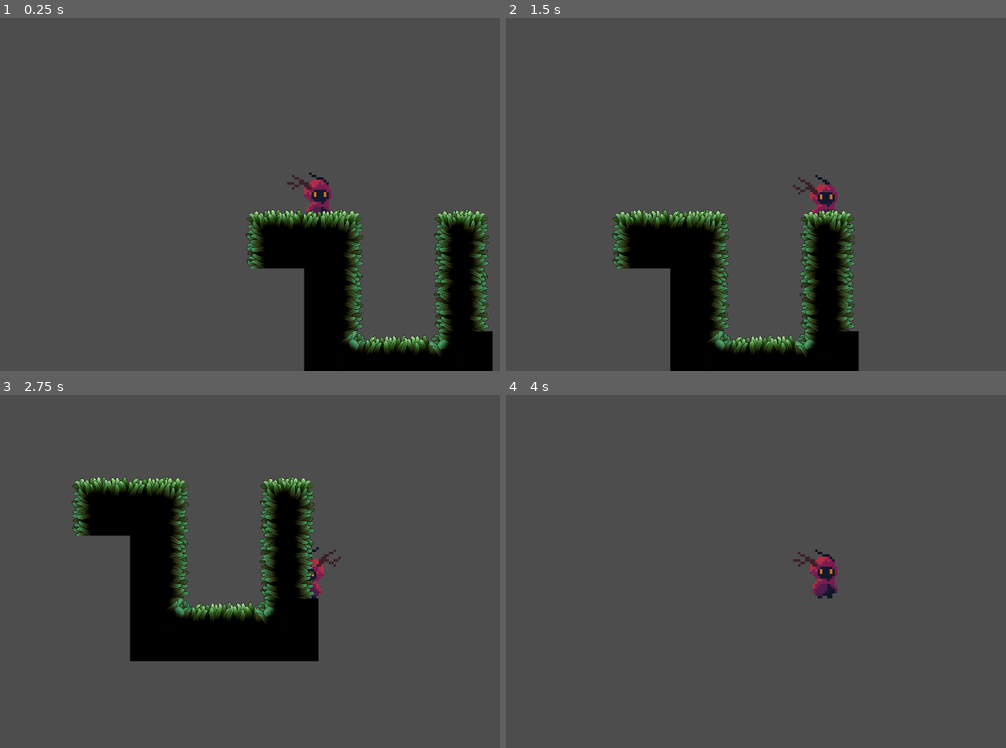
Above: before the commit, frames 1-4 (two rows, left to right).
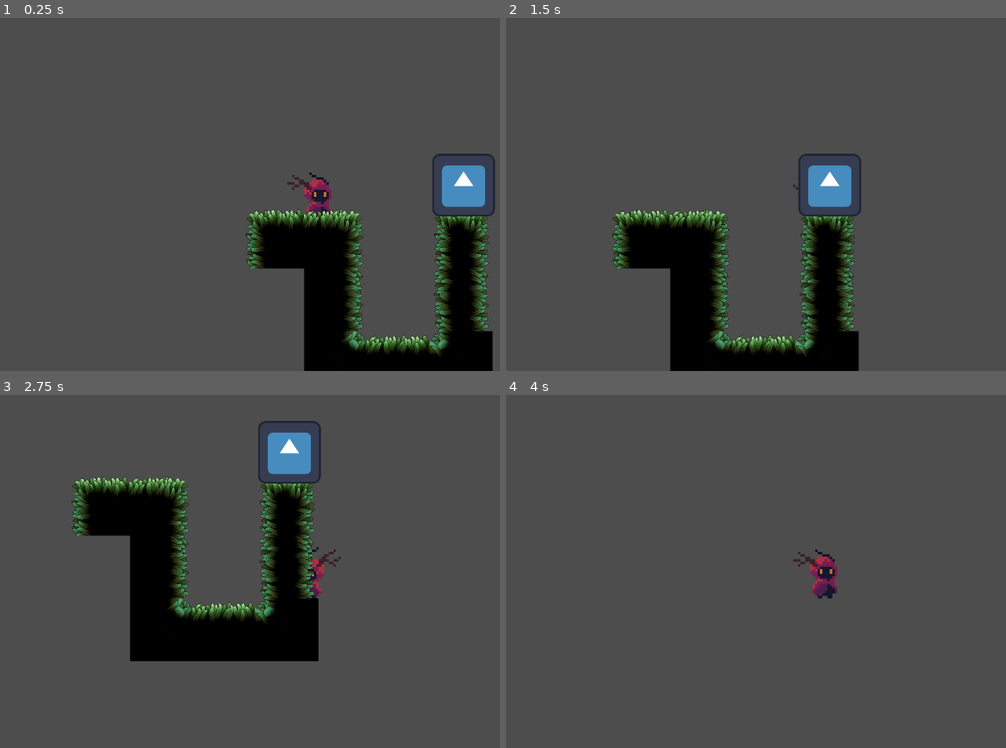
Above: after the commit, the same moments.

Repository: jwong65/GodotPlatformer
Game: Godot game, scene res://scenes/TestLevel.tscn
Same seed, same stepped clock (60 frames per second), same inputs: the game is played once before the commit and once after it. The engine's default icon, where the game draws it, is replaced by a stand-in: a white triangle on a blue panel in a dark square.
Inputs:
- Up to frame 1 (0.25 s): no input
- Up to frame 2 (1.5 s): hold Right (move_right) from 0.53 s (still down); tap W (jump) at 0.77 s
- Up to frame 3 (2.75 s): tap W (jump) at 1.52 s; release Right (move_right) at 2.03 s; hold Left (move_left) from 2.03 s (still down)
- Up to frame 4 (4 s): release Left (move_left) at 2.78 s; hold Right (move_right) from 2.78 s (still down); tap W (jump) at 3.02, 3.77 s

The runs differ from the first frame. In frame 1, 1.4% of the frame differs, in the area x 86-100%, y 38-57%; in frame 2, 1.4%, in the area x 58-71%, y 38-57%; in frame 3, 1.4%; in frame 4, nothing differs.

Commit message:
Populated enemy with placeholder, adjusted some values

Diff:
--- /dev/null
+++ b/enemies/new_script.gd
@@ -0,0 +1,11 @@
+extends Node
+
+
+# Called when the node enters the scene tree for the first time.
+func _ready() -> void:
+	pass # Replace with function body.
+
+
+# Called every frame. 'delta' is the elapsed time since the previous frame.
+func _process(delta: float) -> void:
+	pass
--- a/player/player.tscn
+++ b/player/player.tscn
@@ -466,6 +466,38 @@
 [sub_resource type="AtlasTexture" id="AtlasTexture_1g4h8"]
 atlas = ExtResource("2_rkbax")
 region = Rect2(160, 0, 32, 32)
+
+[sub_resource type="AtlasTexture" id="AtlasTexture_0toqm"]
+atlas = ExtResource("2_rkbax")
+region = Rect2(0, 32, 32, 32)
+
+[sub_resource type="AtlasTexture" id="AtlasTexture_wh3n5"]
+atlas = ExtResource("2_rkbax")
+region = Rect2(32, 32, 32, 32)
+
+[sub_resource type="AtlasTexture" id="AtlasTexture_vuyvy"]
+atlas = ExtResource("2_rkbax")
+region = Rect2(64, 32, 32, 32)
+
+[sub_resource type="AtlasTexture" id="AtlasTexture_0yt84"]
+atlas = ExtResource("2_rkbax")
+region = Rect2(96, 32, 32, 32)
+
+[sub_resource type="AtlasTexture" id="AtlasTexture_318aw"]
+atlas = ExtResource("2_rkbax")
+region = Rect2(128, 32, 32, 32)
+
+[sub_resource type="AtlasTexture" id="AtlasTexture_kosww"]
+atlas = ExtResource("2_rkbax")
+region = Rect2(160, 32, 32, 32)
+
+[sub_resource type="AtlasTexture" id="AtlasTexture_s15n6"]
+atlas = ExtResource("2_rkbax")
+region = Rect2(192, 32, 32, 32)
+
+[sub_resource type="AtlasTexture" id="AtlasTexture_es2j2"]
+atlas = ExtResource("2_rkbax")
+region = Rect2(224, 32, 32, 32)
 
 [sub_resource type="SpriteFrames" id="SpriteFrames_ama2g"]
 animations = [{
@@ -826,6 +858,35 @@
 "loop": true,
 "name": &"Idle",
 "speed": 8.0
+}, {
+"frames": [{
+"duration": 1.0,
+"texture": SubResource("AtlasTexture_0toqm")
+}, {
+"duration": 1.0,
+"texture": SubResource("AtlasTexture_wh3n5")
+}, {
+"duration": 1.0,
+"texture": SubResource("AtlasTexture_vuyvy")
+}, {
+"duration": 1.0,
+"texture": SubResource("AtlasTexture_0yt84")
+}, {
+"duration": 1.0,
+"texture": SubResource("AtlasTexture_318aw")
+}, {
+"duration": 1.0,
+"texture": SubResource("AtlasTexture_kosww")
+}, {
+"duration": 1.0,
+"texture": SubResource("AtlasTexture_s15n6")
+}, {
+"duration": 1.0,
+"texture": SubResource("AtlasTexture_es2j2")
+}],
+"loop": true,
+"name": &"Walk",
+"speed": 10.0
 }, {
 "frames": [{
 "duration": 1.0,
@@ -850,6 +911,5 @@
 
 [node name="AnimatedSprite2D" type="AnimatedSprite2D" parent="."]
 sprite_frames = SubResource("SpriteFrames_ama2g")
-animation = &"Idle"
+animation = &"Walk"
 autoplay = "Idle"
-frame_progress = 0.5211961
--- a/scenes/TestLevel.tscn
+++ b/scenes/TestLevel.tscn
@@ -1,8 +1,10 @@
-[gd_scene load_steps=6 format=3 uid="uid://dc135q0vlyssh"]
+[gd_scene load_steps=8 format=3 uid="uid://dc135q0vlyssh"]
 
 [ext_resource type="PackedScene" uid="uid://pbmoqjvodepq" path="res://player/player.tscn" id="1_dojpo"]
 [ext_resource type="TileSet" uid="uid://2tg6kjnxtnno" path="res://assets/mossyTileset.tres" id="2_1fpmp"]
 [ext_resource type="Script" uid="uid://d0o8s34o6faid" path="res://player/player.gd" id="2_df0lk"]
+[ext_resource type="Script" uid="uid://bjitirge83lvb" path="res://enemies/new_script.gd" id="4_8xg12"]
+[ext_resource type="Texture2D" uid="uid://cav3aoalxsxr1" path="res://icon.svg" id="5_5n3yh"]
 
 [sub_resource type="RectangleShape2D" id="RectangleShape2D_1fpmp"]
 size = Vector2(600, 50)
@@ -36,3 +38,10 @@
 
 [node name="Camera2D" type="Camera2D" parent="."]
 zoom = Vector2(3, 3)
+
+[node name="Enemy" type="CharacterBody2D" parent="."]
+script = ExtResource("4_8xg12")
+
+[node name="Sprite2D" type="Sprite2D" parent="Enemy"]
+position = Vector2(325, -42)
+texture = ExtResource("5_5n3yh")
Not shown, added: enemies/new_script.gd.uid
Not shown: 1 places in player/player.tscn that only renumber resources
